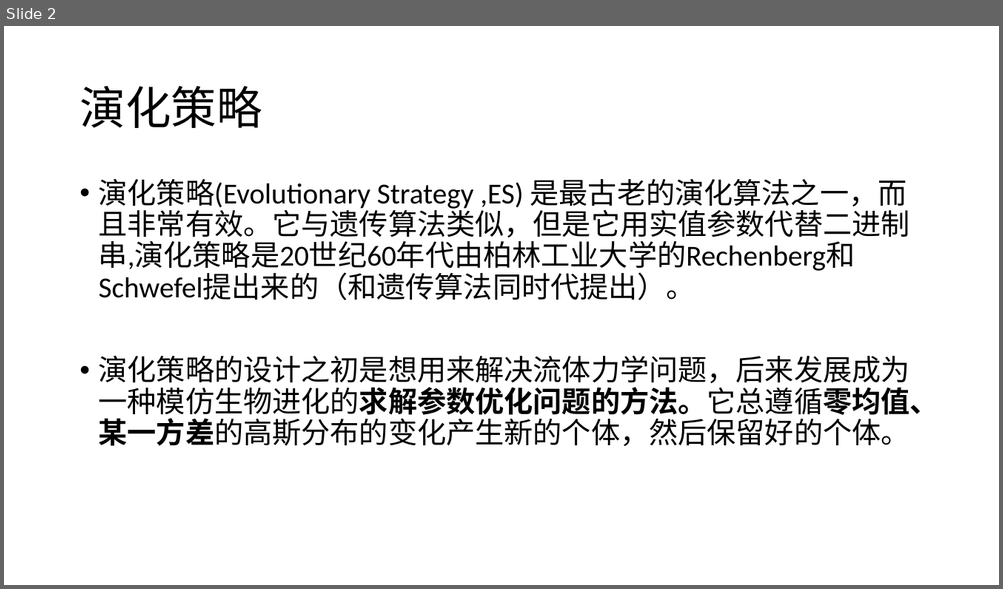
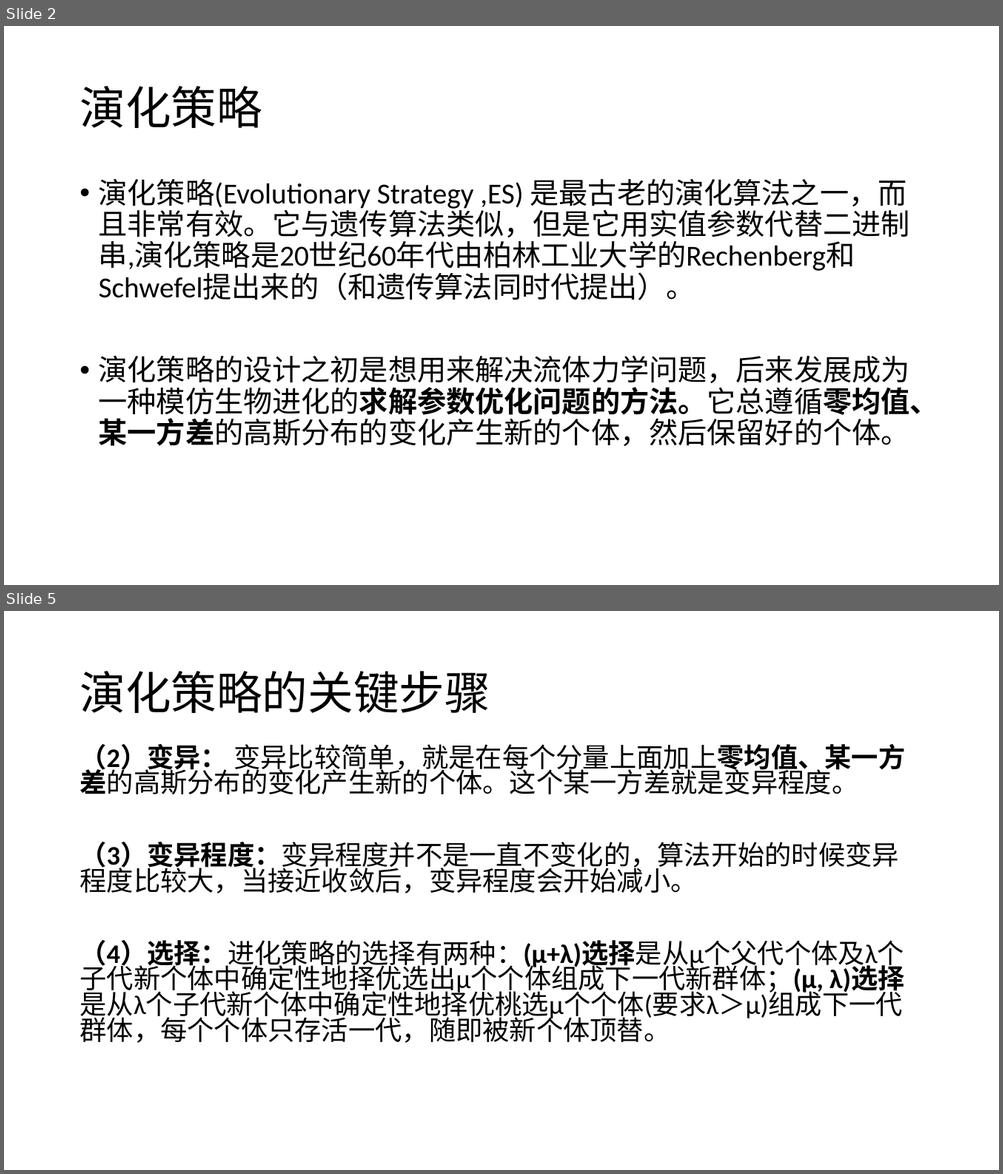
Before and after one commit to likaihz/EAS, a slide deck: LuTao—ES/slides.pptx. Shown one above the other, each under a label of ours: slide 2 before the commit, slides 2 and 5 after it; the slides between them are not shown. The pictures are 1003x589 and 1003x1174 pixels, drawn with LibreOffice and Linux fonts; fonts in the diff are those of the drawing. Boxes give left, top, right and bottom in pixels: in the first picture for what was removed or moved away, otherwise in the second. Text is boxed around its words. In the diff, an @@ line names an element or a change of style, - is before the commit and + after.

```diff
--- a/LuTao—ES/slides.pptx
+++ b/LuTao—ES/slides.pptx
@@ slide 5 added at <box>4,611,999,1170</box>, background #FFFFFF @@
@@ title added at <box>79,671,489,713</box>, 44 pt, text #000000 @@
+演化策略的关键步骤
@@ text added at <box>79,744,905,1043</box>, 25.9 pt, text #000000 @@
+（2）变异： 变异比较简单，就是在每个分量上面加上零均值、某一方差的高斯分布的变化产生新的个体。这个某一方差就是变异程度。
+（3）变异程度：变异程度并不是一直不变化的，算法开始的时候变异程度比较大，当接近收敛后，变异程度会开始减小。
+（4）选择：进化策略的选择有两种：(μ+λ)选择是从μ个父代个体及λ个子代新个体中确定性地择优选出μ个个体组成下一代新群体；(μ, λ)选择是从λ个子代新个体中确定性地择优桃选μ个个体(要求λ＞μ)组成下一代群体，每个个体只存活一代，随即被新个体顶替。
```
Also in this commit, not shown: 2 slides changed, 13 other slides added, 1 slide removed, 1 other file.
